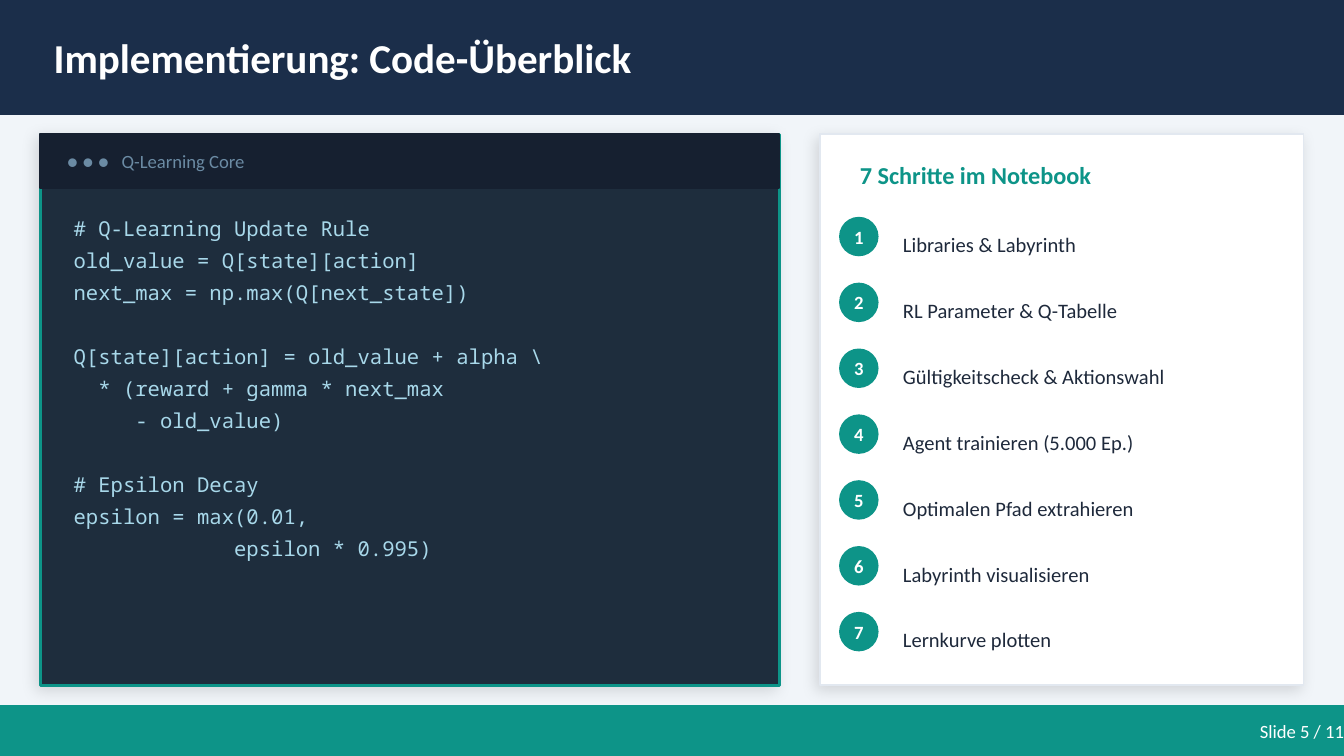
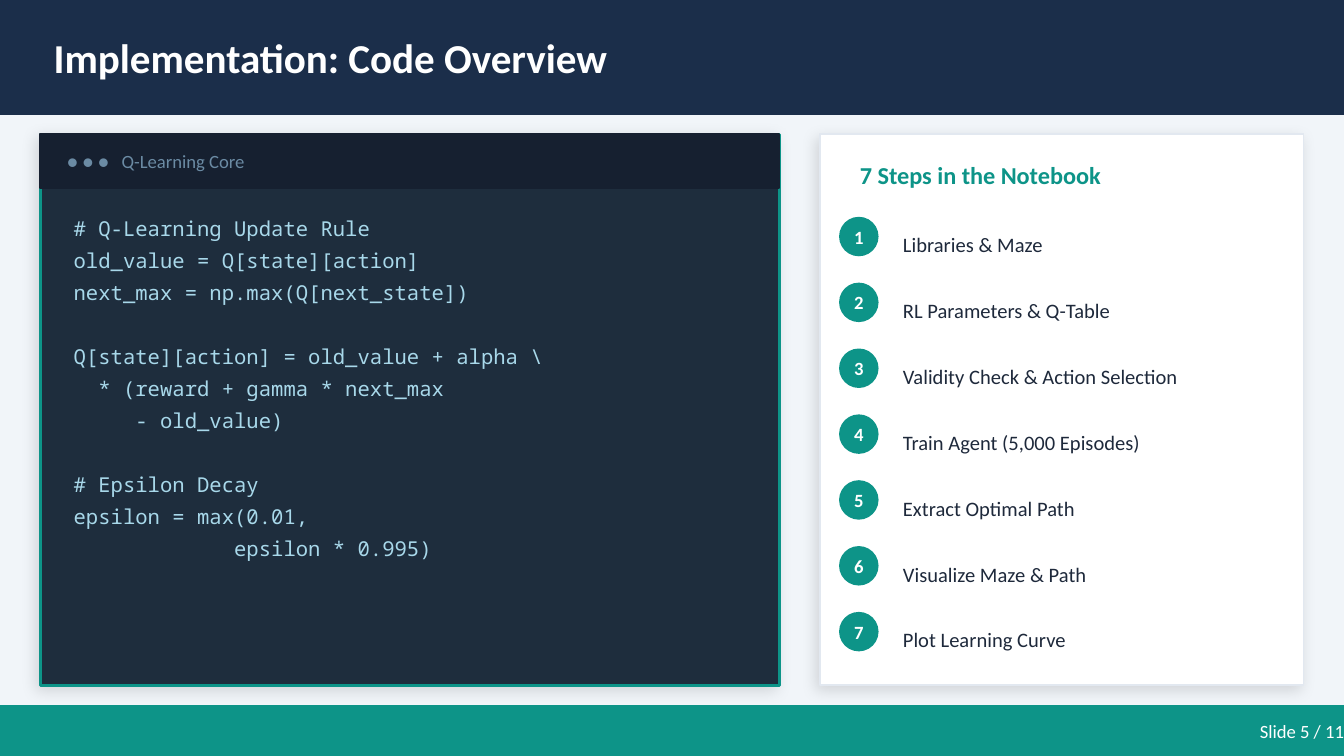
Before and after one commit to zeroKool1ne/mini-project-dsai-rl-implementation, a slide deck: slide 6 of RL_GridWorld_Presentation.pptx. Drawn at 1344x756 pixels with LibreOffice and Linux fonts; fonts in the diff are those of the drawing. Boxes give left, top, right and bottom in pixels: in the first picture for what was removed or moved away, otherwise in the second. Text is boxed around its words. In the diff, an @@ line names an element or a change of style, - is before the commit and + after.

Commit message:
Fix: translate all remaining German text to English in presentation

```diff
--- a/RL_GridWorld_Presentation.pptx
+++ b/RL_GridWorld_Presentation.pptx
@@ text at [54, 44, 607, 80]: text changed @@
-Implementierung: Code-Überblick
+Implementation: Code Overview
@@ text at [860, 167, 1101, 188]: text changed @@
-7 Schritte im Notebook
+7 Steps in the Notebook
@@ text at [903, 237, 1042, 252]: text changed @@
-Libraries & Labyrinth
+Libraries & Maze
@@ text at [903, 303, 1110, 321]: text changed @@
-RL Parameter & Q-Tabelle
+RL Parameters & Q-Table
@@ text at [903, 369, 1177, 388]: text changed @@
-Gültigkeitscheck & Aktionswahl
+Validity Check & Action Selection
@@ text at [903, 435, 1140, 454]: text changed @@
-Agent trainieren (5.000 Ep.)
+Train Agent (5,000 Episodes)
@@ text at [903, 501, 1075, 520]: text changed @@
-Optimalen Pfad extrahieren
+Extract Optimal Path
@@ text at [903, 567, 1087, 582]: text changed @@
-Labyrinth visualisieren
+Visualize Maze & Path
@@ text at [903, 632, 1065, 651]: text changed @@
-Lernkurve plotten
+Plot Learning Curve
```
Also in this commit, not shown: 6 other slides changed.
